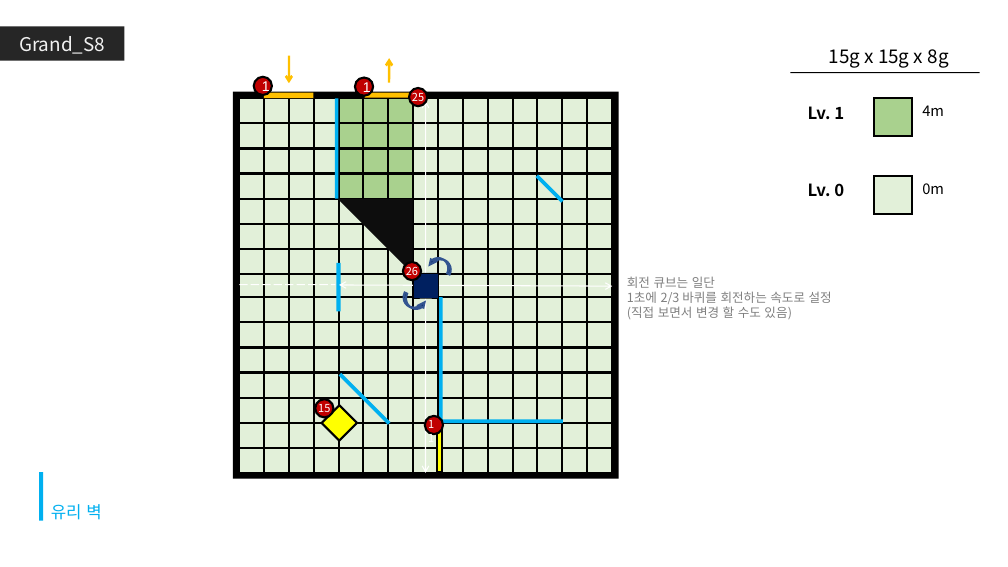
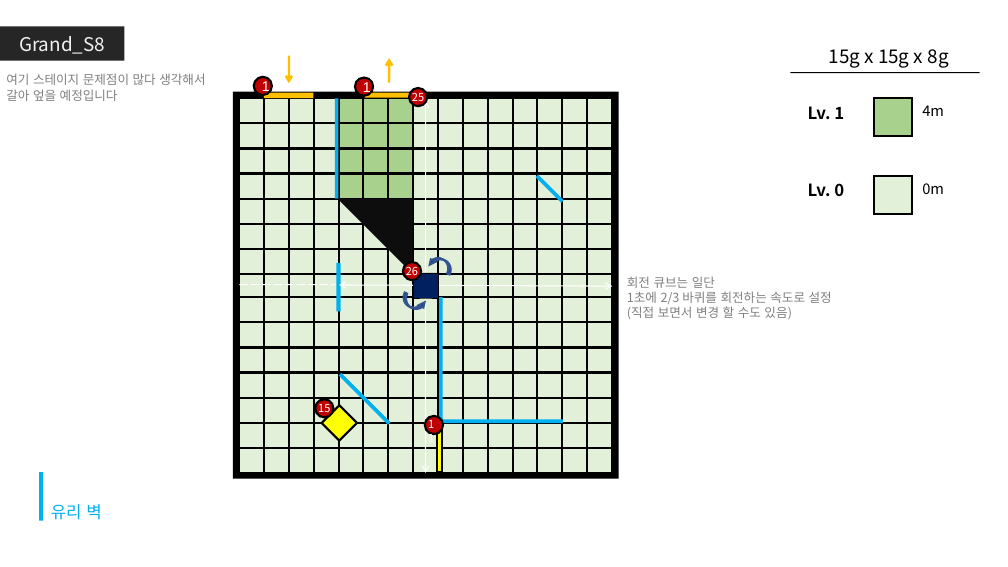
Before and after one commit to GGMGangsterHamster/GangsterHamster, a slide deck: slide 11 of Documents/Grand_Stage.pptx. Drawn at 1008x567 pixels with LibreOffice and Linux fonts; fonts in the diff are those of the drawing. Boxes give left, top, right and bottom in pixels: in the first picture for what was removed or moved away, otherwise in the second. Text is boxed around its words. In the diff, an @@ line names an element or a change of style, - is before the commit and + after.

Commit message:
그랜드 스테이지 수정

```diff
--- a/Documents/Grand_Stage.pptx
+++ b/Documents/Grand_Stage.pptx
@@ text added at (6, 73, 205, 101), 12 pt, text #808080 @@
+여기 스테이지 문제점이 많다 생각해서
+갈아 엎을 예정입니다
```
Also in this commit, not shown: 3 other slides changed, 1 other file.
